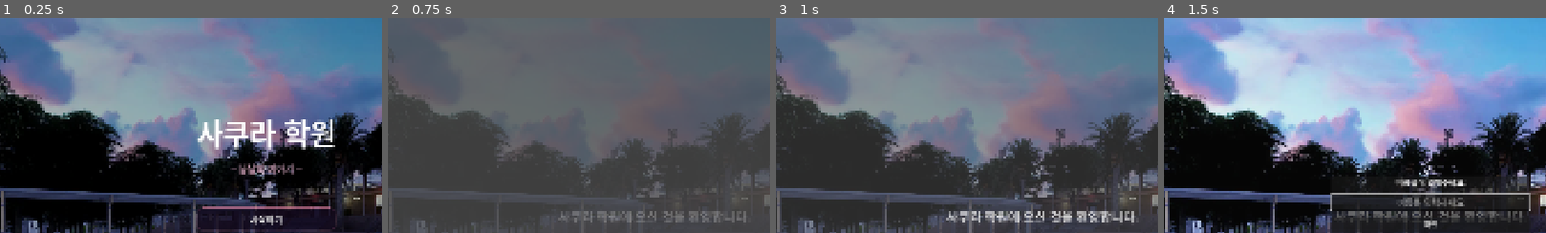
Above: before the commit, frames 1-4 (left to right).
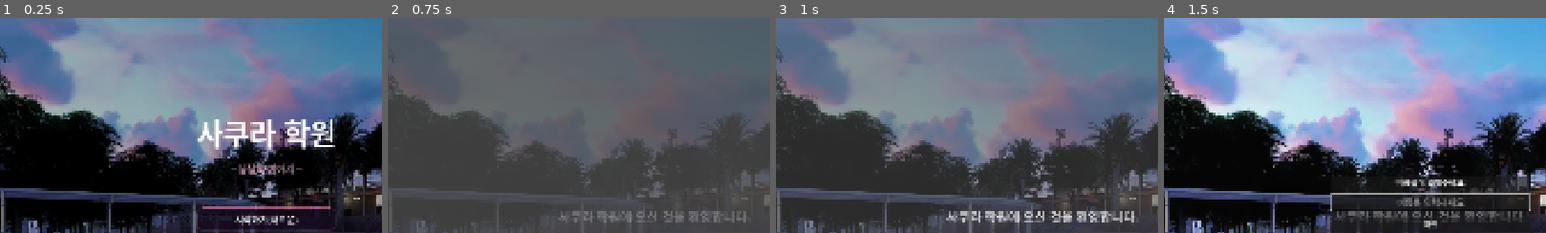
Above: after the commit, the same moments.

Repository: fomula91/godot-m
Game: Godot game, scene res://scenes/title_screen.tscn
Same seed, same stepped clock (60 frames per second), same inputs: the game is played once before the commit and once after it.
Inputs:
- Up to frame 1 (0.25 s): no input
- Up to frame 2 (0.75 s): click "시작하기" (after the commit: "시작하기(새로운)") at 0.5 s
- Up to frame 3 (1 s): no input
- Up to frame 4 (1.5 s): click "Skip" at 1.25 s
The pictures show only the part of the screen within x 15-65%, y 4-54%; the shares and areas given below are measured in that part.

The runs differ from the first frame. In frame 1, 0.5% of the frame differs, in the area x 61-79%, y 91-97%; in frame 2, nothing differs; in frame 3, nothing differs; in frame 4, nothing differs.

Commit message:
메뉴 버튼 컴포넌트화

Diff:
--- /dev/null
+++ b/scenes/components/MenuButton.gd
@@ -0,0 +1,19 @@
+extends Button
+class_name StyledMenuButton
+
+func _ready() -> void:
+	var style := StyleBoxFlat.new()
+	style.bg_color = Color(0.078, 0.39, 0.118, 0.7)
+	style.border_color = Color(0.957, 0.561, 0.694, 0.3)
+	style.set_border_width_all(1)
+	style.set_corner_radius_all(12)
+	style.set_content_margin_all(12)
+	add_theme_stylebox_override("normal", style)
+
+	var hover := style.duplicate()
+	hover.bg_color = Color(0.157, 0.078, 0.235, 0.9)
+	hover.border_color = Color(0.957, 0.561, 0.694, 0.6)
+	add_theme_stylebox_override("hover", hover)
+
+	#클릭 사운드
+	pressed.connect(AudioManager.play_ui_click)
--- /dev/null
+++ b/scenes/components/MenuButton.tscn
@@ -0,0 +1,8 @@
+[gd_scene load_steps=2 format=3 uid="uid://menu_button_unique_id"]
+
+[ext_resource type="Script" path="res://scenes/components/MenuButton.gd" id="1"]
+
+[node name="MenuButton" type="Button"]
+custom_minimum_size = Vector2(300, 50)
+theme_override_font_sizes/font_size = 22
+script = ExtResource("1")
--- a/scenes/title_screen.tscn
+++ b/scenes/title_screen.tscn
@@ -1,6 +1,7 @@
-[gd_scene load_steps=3 format=3 uid="uid://title_screen"]
+[gd_scene load_steps=4 format=3 uid="uid://title_screen"]
 
 [ext_resource type="Script" path="res://scenes/title_screen.gd" id="1"]
+[ext_resource type="PackedScene" path="res://scenes/components/MenuButton.tscn" id="2"]
 
 [sub_resource type="ParticleProcessMaterial" id="1"]
 direction = Vector3(0, 1, 0)
@@ -81,11 +82,15 @@
 layout_mode = 2
 custom_minimum_size = Vector2(0, 40)
 
-[node name="StartBtn" type="Button" parent="CenterContainer/VBoxContainer"]
+[node name="StartBtn" parent="CenterContainer/VBoxContainer" instance=ExtResource("2")]
 layout_mode = 2
-custom_minimum_size = Vector2(300, 50)
-text = "시작하기"
-theme_override_font_sizes/font_size = 22
+text = "시작하기(새로운)"
+
+; [node name="StartBtn" type="Button" parent="CenterContainer/VBoxContainer"]
+; layout_mode = 2
+; custom_minimum_size = Vector2(300, 50)
+; text = "시작하기"
+; theme_override_font_sizes/font_size = 22
 
 [node name="ContinueBtn" type="Button" parent="CenterContainer/VBoxContainer"]
 layout_mode = 2
Not shown, added: scenes/components/MenuButton.gd.uid
